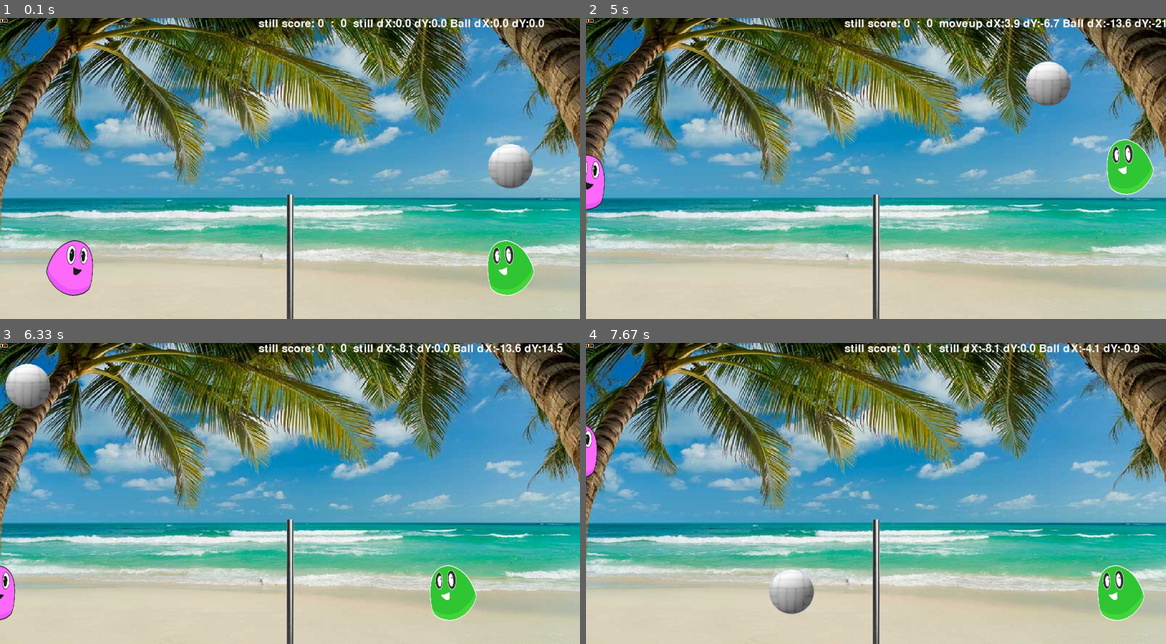
Above: before the commit, frames 1-4 (two rows, left to right).
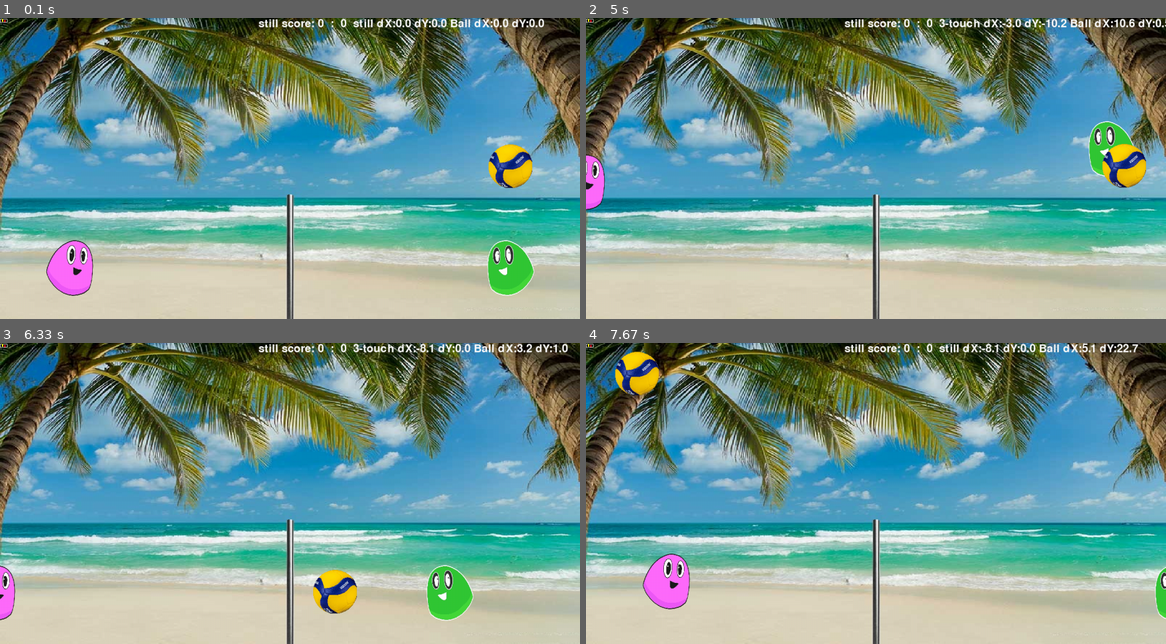
Above: after the commit, the same moments.

Repository: 3strategy/pygameBlobby
Game: pygame game, started from pyGameBlobby.py
Two runs of this game, one before a commit and one after it. Both use one fixed random seed, a clock stepped at 60 frames per second and the inputs below.
Inputs:
- Up to frame 1 (0.1 s): no input
- Up to frame 2 (5 s): hold Right 0.33-0.8 s; hold Up 0.83-1.13 s; hold Right 1.17-1.63 s; hold D 1.17-1.63 s; hold Left 1.67-2.2 s; hold A 1.67-2.2 s; tap C at 1.82, 3.22, 4.88 s; hold Left 2.23-2.63 s; hold A 2.23-2.63 s; hold Up 2.67-3.03 s; hold Right 3.07-3.7 s; hold D 3.07-3.7 s; hold Left 3.73-4.2 s; hold A 3.73-4.2 s; hold Right 4.23-4.7 s; hold D 4.23-4.7 s; hold Up from 4.73 s (still down)
- Up to frame 3 (6.33 s): release Up at 5.03 s; hold Right 5.07-5.53 s; hold D 5.07-5.53 s; hold Left 5.57-6.1 s; hold A 5.57-6.1 s; hold Left from 6.13 s (still down); hold A from 6.13 s (still down); tap C at 6.28 s
- Up to frame 4 (7.67 s): release Left at 6.53 s; release A at 6.53 s; hold Up 6.57-6.93 s; hold Right 6.97-7.6 s; hold D 6.97-7.6 s; hold Left from 7.63 s (still down); hold A from 7.63 s (still down)

The runs differ from the first frame. In frame 1, 0.9% of the frame differs, in the area x 84-92%, y 41-57%; in frame 2, 3.5%; in frame 3, 3.0%; in frame 4, 4.7%, in the area x 0-100%, y 0-93%.

Commit message:
Lesson 6.2 1)	 Score after 3 touches. 2)	 Use a new volley ball. 3)	 Bounce back when flying too high

Diff:
--- a/ball.py
+++ b/ball.py
@@ -11,7 +11,7 @@
     """A ball that will move across the screen"""
 
     def __init__(self, players, net, pointer):
-        SharedSprite.__init__(self, 'BigBall1.png')
+        SharedSprite.__init__(self, 'VolleyGreen.png', 0.45)  # if using unusual size - use the scale to make it ok.
         self.hit = 0
         self.players = players  # type hinting is important. it helps seeing available methods in the class
         self.lastPlayer = False
@@ -38,7 +38,6 @@
         for player in self.players:
             player.reinit()
 
-
     def score(self):
         ordinal = self.area.centerx > self.rect.centerx
         if not self.point_scored:  # prevent double scoring
@@ -62,9 +61,16 @@
             # give score according to court side:
             self.score()
 
-            if self.dY < 2 and self.dY > -2:
+            # once point was scored, start a new point when ball settles down
+            if -2 < self.dY < 2:
                 self.reinit()
-                return # a crucial return.
+                return  # a crucial return.
+
+        # Test if flying too high
+        elif self.rect.top < -200 * basescale and self.dY < 0:
+            print(f'sky high {self.rect.top} dX:{self.dX:.1f} dY:{self.dY:.1f}')
+            self.rect.top -= self.dY
+            self.dY = -self.dY
 
         # Ball off court's sides:
         if (newpos.right > self.area.right and self.dX > 0) or (newpos.left < 0 and self.dX < 0):
@@ -87,18 +93,28 @@
 
         self.rect = newpos
         # Player Collision testing
-        for player in self.players:
+        for ordinal in range(2):
+            player = self.players[ordinal]
             # overlap gets the result of the collision test and then an 'if' checks overlap
             # if there was no collision overlap will be None (i.e. False)
             # if there is a collision, overlap contains the information.
             if overlap := testoverlap(player, self):  # EXPRESSION ASSIGNMENT
-                self.point_started = True # from here on gravity will apply.
+
+                # reset num_shots of the THE OTHER PLAYER
+                self.players[not ordinal].num_shots = 0
+                player.num_shots += 1
+                if player.num_shots > 3:
+                    player.state = "3-touch"  # putting debug info here (since point is over)
+                    self.score()  # give point to other side.
+                    return  # here it's just like writing else:
+
+                self.point_started = True  # from here on gravity will apply.
                 # handle the collision:
                 # calculating the angle of collision (to bounce the ball accordingly).
                 impact_gamma = angle_ofdxdy((overlap[0] - self.dxfix, (overlap[1] - self.dyfix)))[0]
 
                 x = (self.dX, self.dY), (player.dX, player.dY)
-                # the effect of the collision is calculated by Impulse Equasions.
+                # the effect of the collision is calculated by Impulse Equations.
                 # dX and dY of ball and player will be sent as input,
                 # and also be returned back from the impulse function.
                 ((self.dX, self.dY), (player.dX, player.dY)) = calc_impulse_xy1xy2(x, 1, 3.5, impact_gamma)
